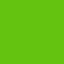
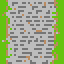
Two versions of the same layered image (64x64). Layer-by-layer changes:
hid "Grass3" over 2, 0, 60, 64
showed "Horroad" over 2, 0, 60, 64
